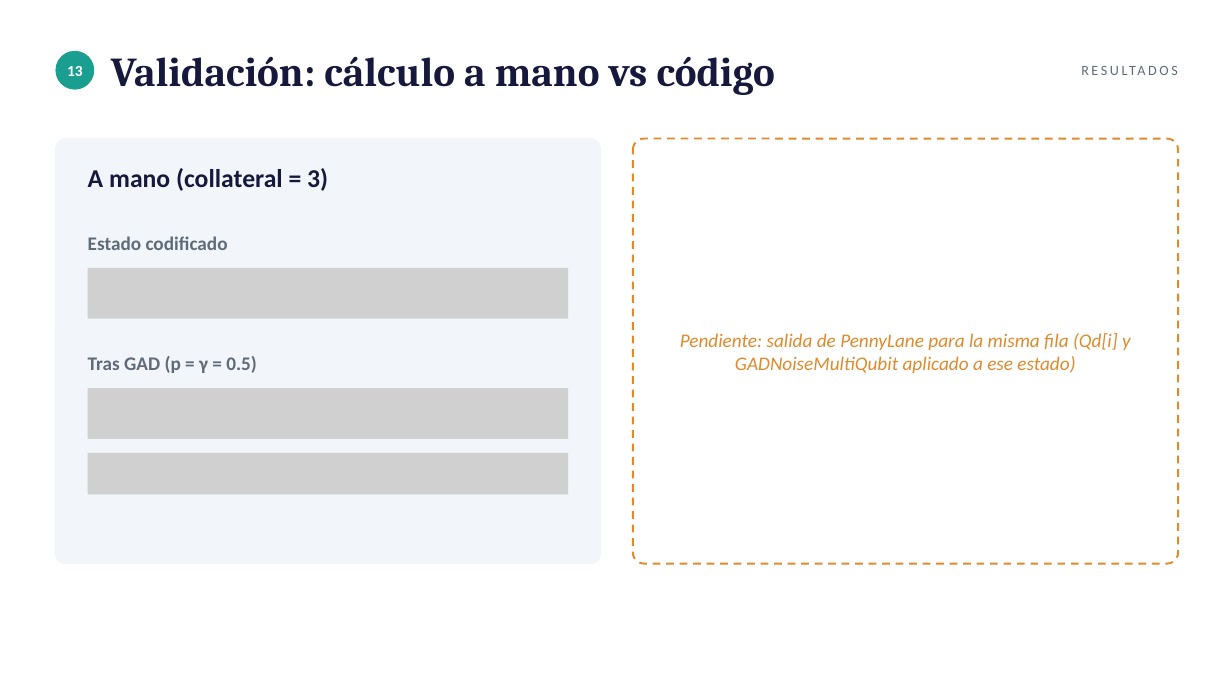
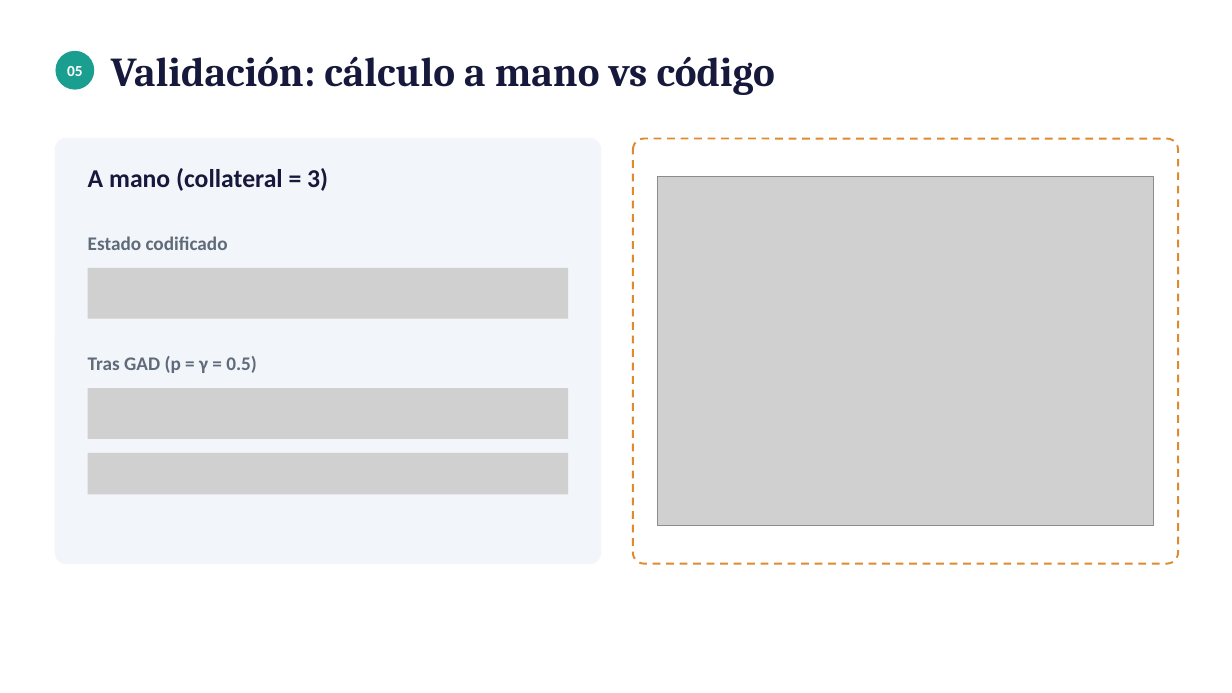
Before and after one commit to tomasSiSa18/TesisPregrado, a slide deck: slide 13 of PresentacionSemana8/PresentacionSemana8.pptx (slide 12 before the commit). Drawn at 1232x693 pixels with LibreOffice and Linux fonts; fonts in the diff are those of the drawing; grey boxes stand for pictures. Boxes give left, top, right and bottom in pixels: in the first picture for what was removed or moved away, otherwise in the second. Text is boxed around its words. In the diff, an @@ line names an element or a change of style, - is before the commit and + after.

```diff
--- a/PresentacionSemana8/PresentacionSemana8.pptx
+++ b/PresentacionSemana8/PresentacionSemana8.pptx
@@ text removed at [878, 51, 1178, 90] @@
-RESULTADOS
@@ text at [67, 66, 83, 76]: text changed @@
-13
+05
@@ picture added at [657, 177, 1154, 526] @@
@@ text removed at [680, 333, 1131, 373] @@
-Pendiente: salida de PennyLane para la misma fila (Qd[i] y GADNoiseMultiQubit aplicado a ese estado)
```
Also in this commit, not shown: 8 other slides changed, 10 slides added, 5 slides removed, 1 other file.
